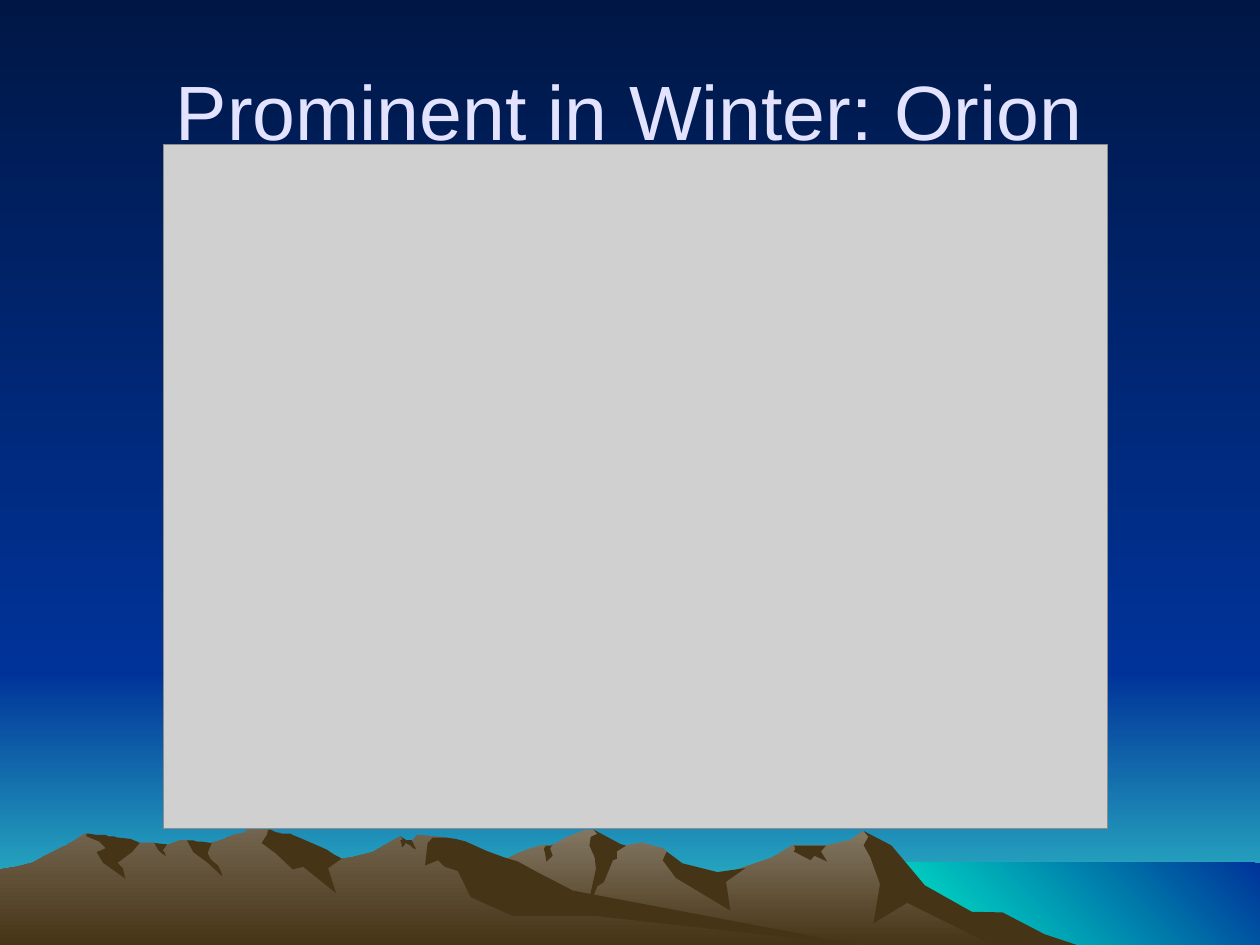
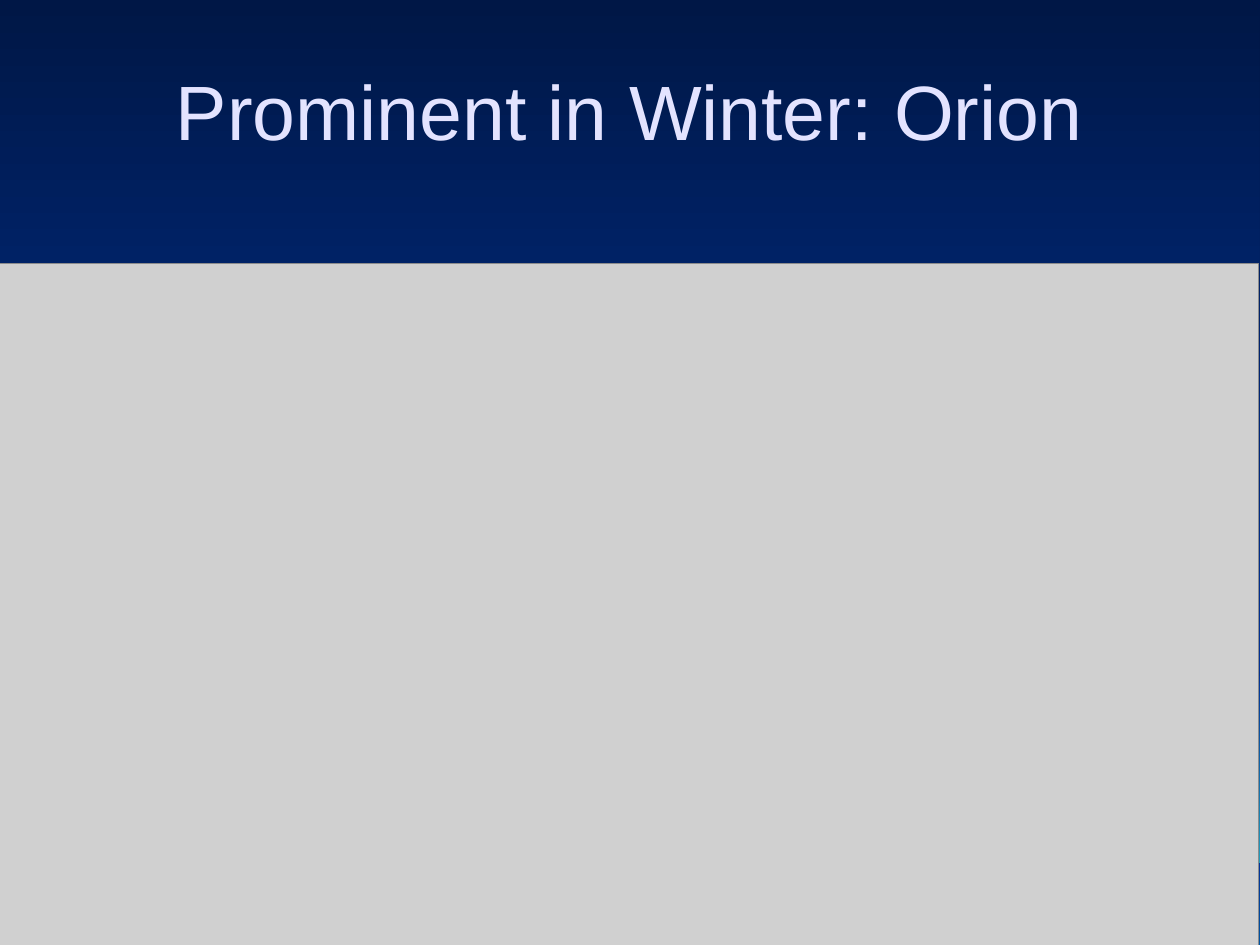
Before and after one commit to ForrestErickson/Asterisms_and_Constelations, a slide deck: slide 13 of Asterisms_and_Constelations.ppt (slide 11 before the commit). Drawn at 1260x945 pixels with LibreOffice and Linux fonts; fonts in the diff are those of the drawing; grey boxes stand for pictures. Boxes give left, top, right and bottom in pixels: in the first picture for what was removed or moved away, otherwise in the second. Text is boxed around its words. In the diff, an @@ line names an element or a change of style, - is before the commit and + after.

Commit message:
Update for 2025, Summer and Winter asterisms.

```diff
--- a/Asterisms_and_Constelations.ppt
+++ b/Asterisms_and_Constelations.ppt
@@ title "Prominent in Winter: Orion" rewrapped from [176, 84, 1082, 155] to [176, 84, 1082, 141] @@
@@ picture: place and size @@
-picture at [164, 145, 1108, 829]
+picture at [0, 263, 1259, 945]
@@ group removed at [87, 830, 416, 893]: 5 freeform shapes @@
@@ outline redrawn in 4 elements at [325, 829, 1033, 945], [863, 832, 1081, 945], [0, 829, 869, 945], [425, 838, 869, 945] @@
@@ group removed at [544, 829, 828, 915]: 4 freeform shapes @@
```
Also in this commit, not shown: 13 other slides changed, 2 slides added, 2 slides removed.
